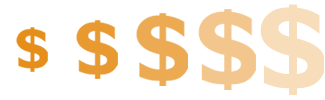
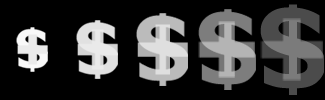
Before/after of a 325×100 layered artwork. What changed in the layer stack:
added group "plus sign" (1st of 2) with 5 layers above "dollar sign" over [17, 18, 323, 81]
added layer "Layer 9" (30%) in group "plus sign" over [260, 18, 323, 81]
added layer "Layer 8" (50%) in group "plus sign" over [198, 21, 255, 78]
added layer "plus sign" (2nd of 2, in "plus sign") (75%) in group "plus sign" over [137, 24, 188, 75]
added layer "Layer 6" (90%) in group "plus sign" over [77, 29, 118, 70]
added layer "Layer 7" in group "plus sign" over [17, 34, 48, 65]
added group "dollar sign" with 6 layers above "black bg" over [16, 4, 324, 95]
added layer "white dollar sign" in group "dollar sign" over [16, 4, 324, 95]
hid "Layer 1", moved it into group "dollar sign" over [260, 4, 324, 95]
hid "Layer 2", moved it into group "dollar sign" over [198, 9, 256, 90]
hid "Layer 3", moved it into group "dollar sign" over [136, 13, 188, 86]
hid "Layer 4", moved it into group "dollar sign" over [76, 20, 118, 79]
hid "Layer 5", moved it into group "dollar sign" over [16, 27, 48, 72]
added layer "black bg" over [0, 0, 325, 100]
